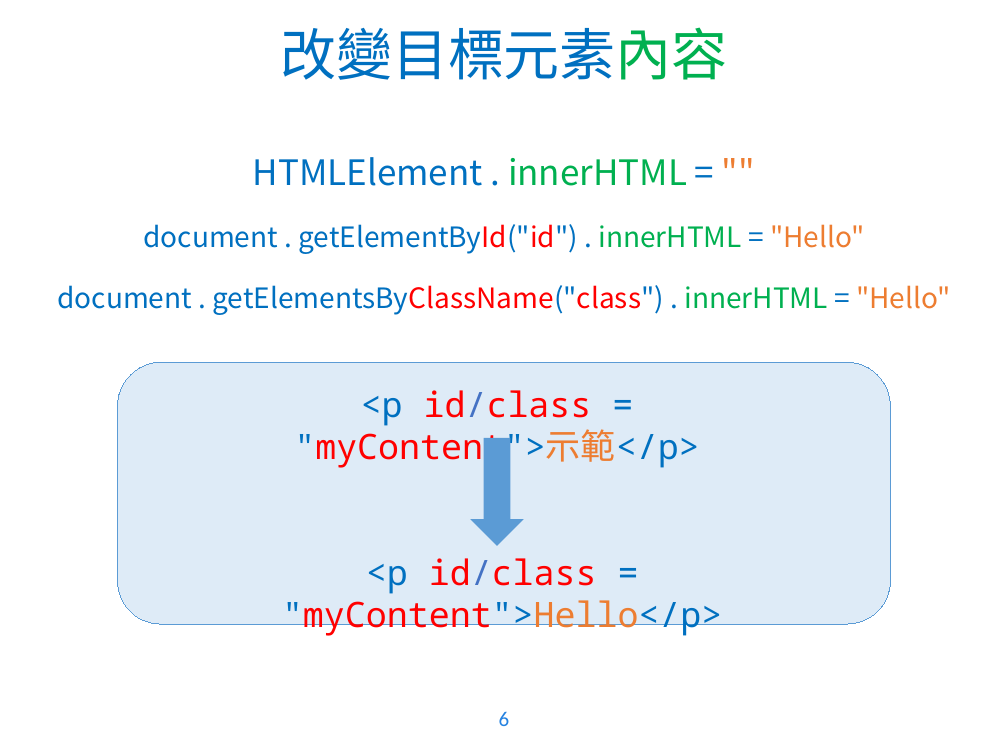
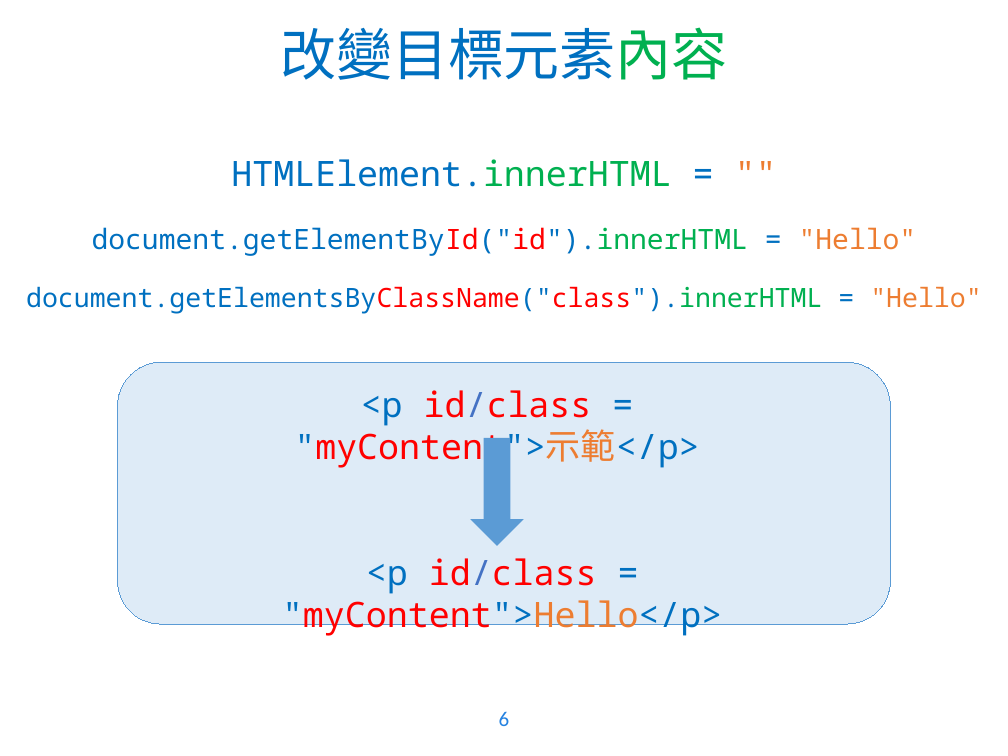
Before and after one commit to WaRTanKE7/WebClubData, a slide deck: slide 6 of 教學簡報/JavaScript - 2.pptx. Drawn at 1008x756 pixels with LibreOffice and Linux fonts; fonts in the diff are those of the drawing; background and template pictures are left out. Boxes give left, top, right and bottom in pixels: in the first picture for what was removed or moved away, otherwise in the second. Text is boxed around its words. In the diff, an @@ line names an element or a change of style, - is before the commit and + after.

Commit message:
ppt update and ex code update

```diff
--- a/教學簡報/JavaScript - 2.pptx
+++ b/教學簡報/JavaScript - 2.pptx
@@ text at (26, 159, 981, 314): text changed; size 20 to 19 pt; font Noto Sans CJK SC to Noto Sans Mono @@
-HTMLElement . innerHTML = ""
-document . getElementById("id") . innerHTML = "Hello"
-document . getElementsByClassName("class") . innerHTML = "Hello"
+HTMLElement.innerHTML = ""
+document.getElementById("id").innerHTML = "Hello"
+document.getElementsByClassName("class").innerHTML = "Hello"
```
Also in this commit, not shown: 5 other slides changed, 2 slides added, 1 other file.
